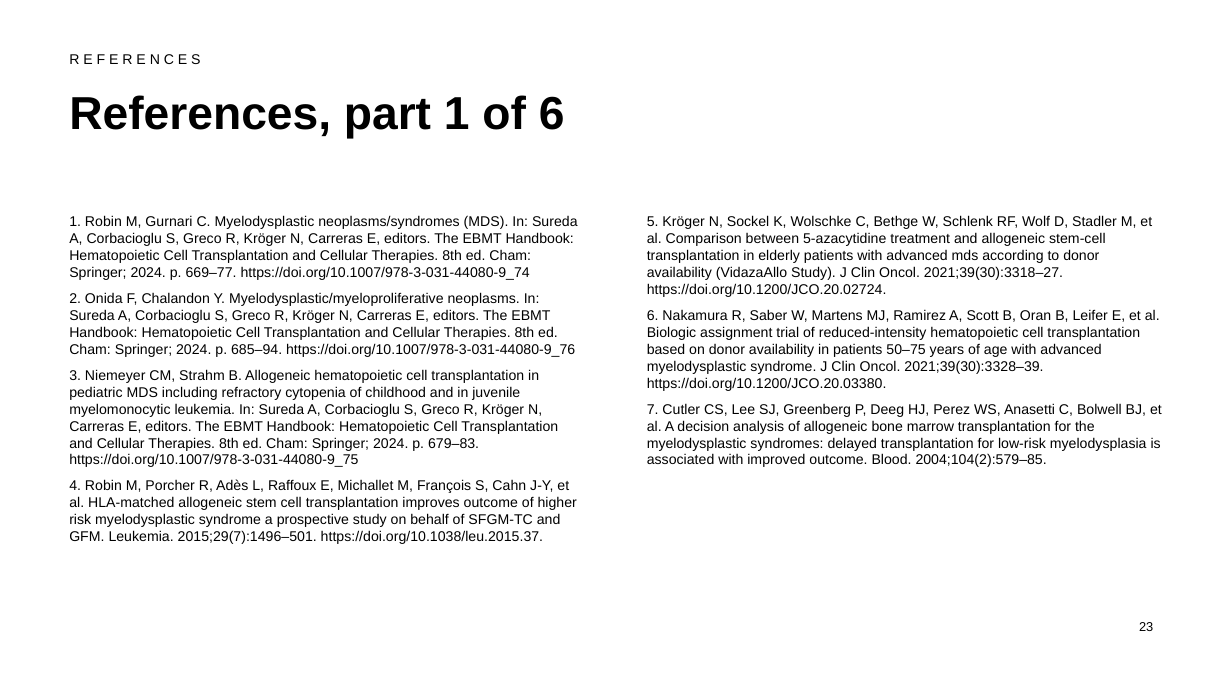
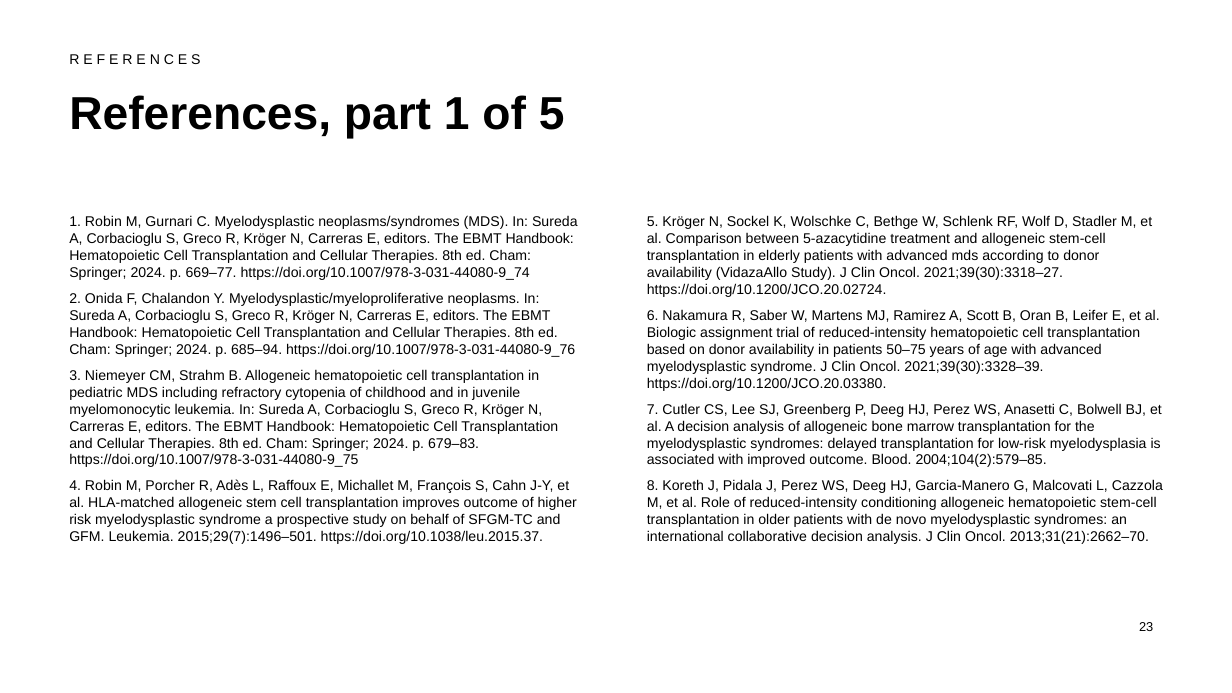
Before and after one commit to htlin222/ebmt-handbook-skill, a slide deck: slide 23 of slides/decks/s23-mds-mds-mpn.pptx. Drawn at 1232x693 pixels with LibreOffice and Linux fonts; fonts in the diff are those of the drawing. Boxes give left, top, right and bottom in pixels: in the first picture for what was removed or moved away, otherwise in the second. Text is boxed around its words. In the diff, an @@ line names an element or a change of style, - is before the commit and + after.

```diff
--- a/slides/decks/s23-mds-mds-mpn.pptx
+++ b/slides/decks/s23-mds-mds-mpn.pptx
@@ title at bbox=[69, 95, 565, 139]: text changed @@
-References, part 1 of 6
+References, part 1 of 5
@@ text at bbox=[647, 479, 1163, 544]: paragraph added @@
+8. Koreth J, Pidala J, Perez WS, Deeg HJ, Garcia-Manero G, Malcovati L, Cazzola M, et al. Role of reduced-intensity conditioning allogeneic hematopoietic stem-cell transplantation in older patients with de novo myelodysplastic syndromes: an international collaborative decision analysis. J Clin Oncol. 2013;31(21):2662–70.
```
Also in this commit, not shown: 4 other slides changed, 1 slide removed, 18 other files.
